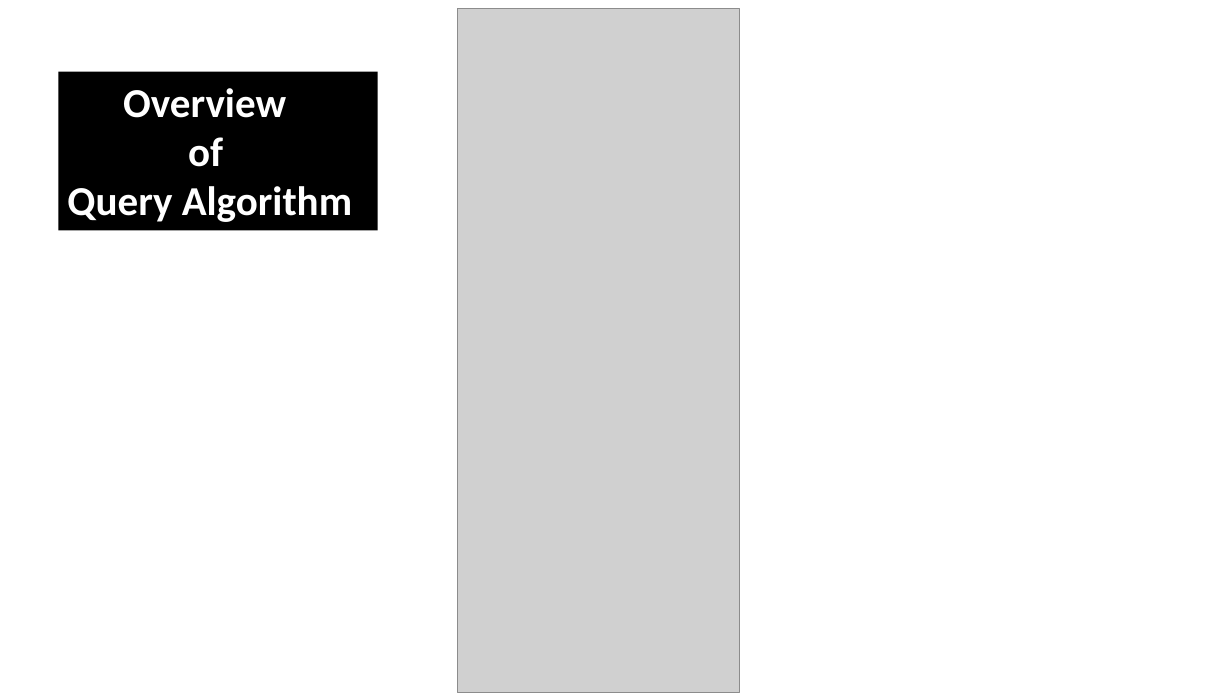
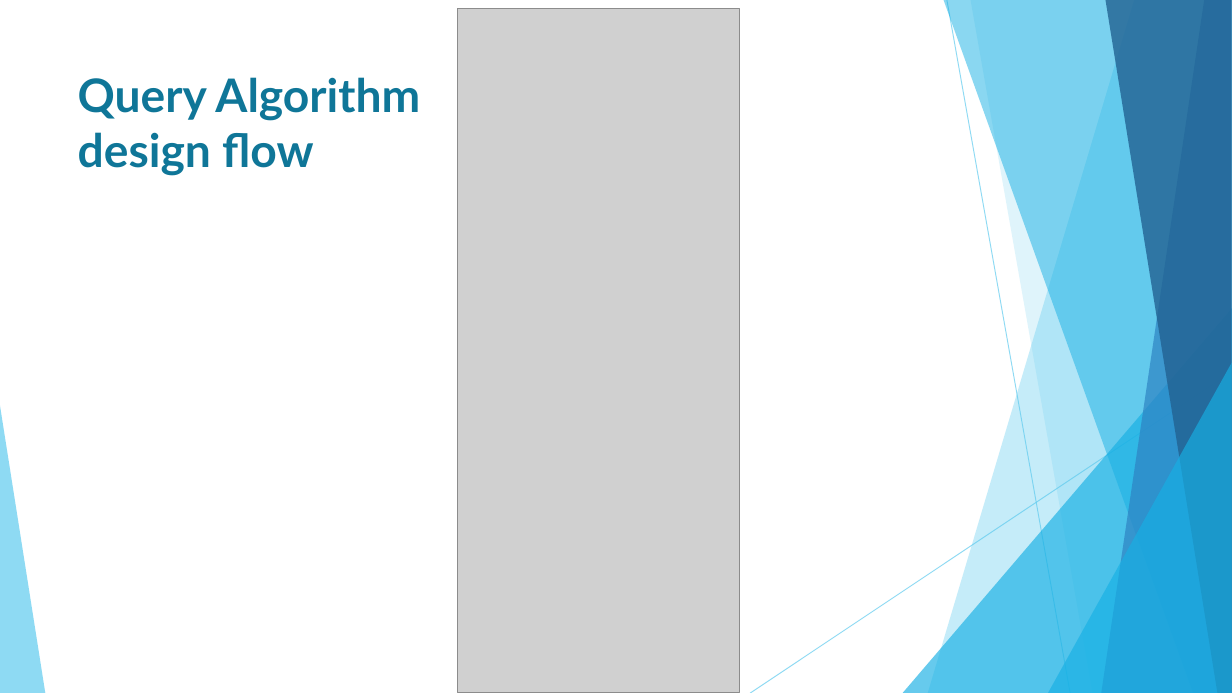
Before and after one commit to HomuraNagato/nerdy_nets, a slide deck: slide 5 of presentation/Nerdy Nets – GPT2.pptx. Drawn at 1232x693 pixels with LibreOffice and Linux fonts; fonts in the diff are those of the drawing; grey boxes stand for pictures. Boxes give left, top, right and bottom in pixels: in the first picture for what was removed or moved away, otherwise in the second. Text is boxed around its words. In the diff, an @@ line names an element or a change of style, - is before the commit and + after.

```diff
--- a/presentation/Nerdy Nets – GPT2.pptx
+++ b/presentation/Nerdy Nets – GPT2.pptx
@@ rectangle removed at (x1=58, y1=72, x2=378, y2=231) @@
-Overview
-of
-Query Algorithm
@@ title added at (x1=78, y1=77, x2=420, y2=176), 36 pt, text #0F7698, bold @@
+Query Algorithm
+design flow
@@ group added at (x1=0, y1=0, x2=1232, y2=693): 5 freeform shapes, 3 triangles, 2 lines @@
```
Also in this commit, not shown: 5 other slides changed, 8 slides added, 5 slides removed.
